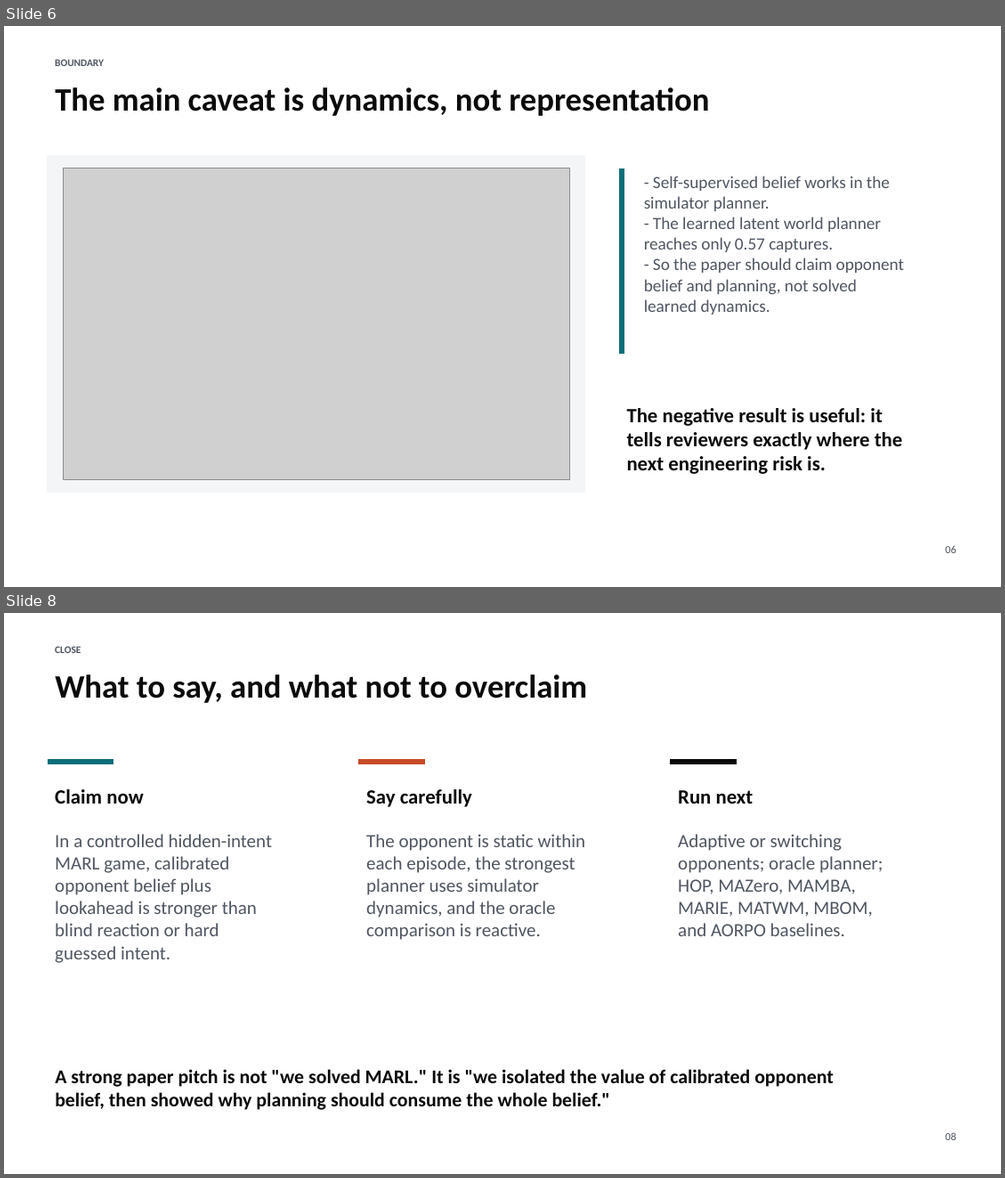
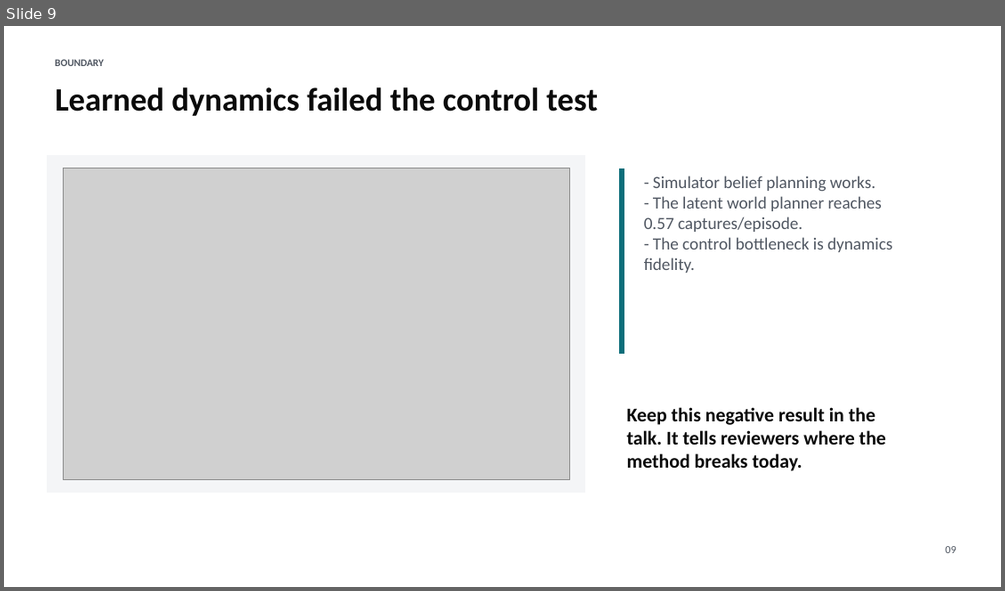
Before and after one commit to rlogger/marl-opp-aware, a slide deck: marl_opp_aware_results.pptx. Shown one above the other, each under a label of ours: slides 6 and 8 before the commit, slide 9 after it; the slides between them are not shown. The pictures are 1005x1178 and 1005x591 pixels, drawn with LibreOffice and Linux fonts; fonts in the diff are those of the drawing; grey boxes stand for pictures. Boxes give left, top, right and bottom in pixels: in the first picture for what was removed or moved away, otherwise in the second. Text is boxed around its words. In the diff, an @@ line names an element or a change of style, - is before the commit and + after.

```diff
--- a/marl_opp_aware_results.pptx
+++ b/marl_opp_aware_results.pptx
@@ slide 8 removed at (x1=4, y1=613, x2=1001, y2=1174), background #FFFFFF @@
@@ text removed at (x1=55, y1=646, x2=81, y2=653) @@
-CLOSE
@@ text removed at (x1=55, y1=674, x2=587, y2=703) @@
-What to say, and what not to overclaim
@@ rectangle removed at (x1=48, y1=760, x2=113, y2=764) @@
@@ rectangle removed at (x1=359, y1=760, x2=425, y2=764) @@
@@ rectangle removed at (x1=671, y1=760, x2=736, y2=764) @@
@@ text removed at (x1=55, y1=789, x2=143, y2=803) @@
-Claim now
@@ text removed at (x1=366, y1=789, x2=472, y2=807) @@
-Say carefully
@@ text removed at (x1=678, y1=790, x2=753, y2=803) @@
-Run next
@@ text removed at (x1=55, y1=834, x2=272, y2=963) @@
-In a controlled hidden-intent MARL game, calibrated opponent belief plus lookahead is stronger than blind reaction or hard guessed intent.
@@ text removed at (x1=366, y1=834, x2=586, y2=940) @@
-The opponent is static within each episode, the strongest planner uses simulator dynamics, and the oracle comparison is reactive.
@@ text removed at (x1=678, y1=834, x2=882, y2=936) @@
-Adaptive or switching opponents; oracle planner; HOP, MAZero, MAMBA, MARIE, MATWM, MBOM, and AORPO baselines.
@@ text removed at (x1=55, y1=1069, x2=833, y2=1110) @@
-A strong paper pitch is not "we solved MARL." It is "we isolated the value of calibrated opponent belief, then showed why planning should consume the whole belief."
@@ text removed at (x1=945, y1=1132, x2=955, y2=1140) @@
-08
@@ what was slide 6 is now slide 9 @@
@@ slide 9 changed as well @@
@@ text at (x1=55, y1=87, x2=598, y2=116): text changed @@
-The main caveat is dynamics, not representation
+Learned dynamics failed the control test
@@ text at (x1=644, y1=176, x2=892, y2=273): text changed @@
-- Self-supervised belief works in the simulator planner.
-- The learned latent world planner reaches only 0.57 captures.
-- So the paper should claim opponent belief and planning, not solved learned dynamics.
+- Simulator belief planning works.
+- The latent world planner reaches 0.57 captures/episode.
+- The control bottleneck is dynamics fidelity.
@@ text at (x1=627, y1=407, x2=886, y2=471): text changed; size 19.5 to 18.8 pt @@
-The negative result is useful: it tells reviewers exactly where the next engineering risk is.
+Keep this negative result in the talk. It tells reviewers where the method breaks today.
@@ text at (x1=945, y1=546, x2=955, y2=553): text changed @@
-06
+09
```
Also in this commit, not shown: 3 other slides changed, 9 slides added, 3 other slides removed, 4 other files.
